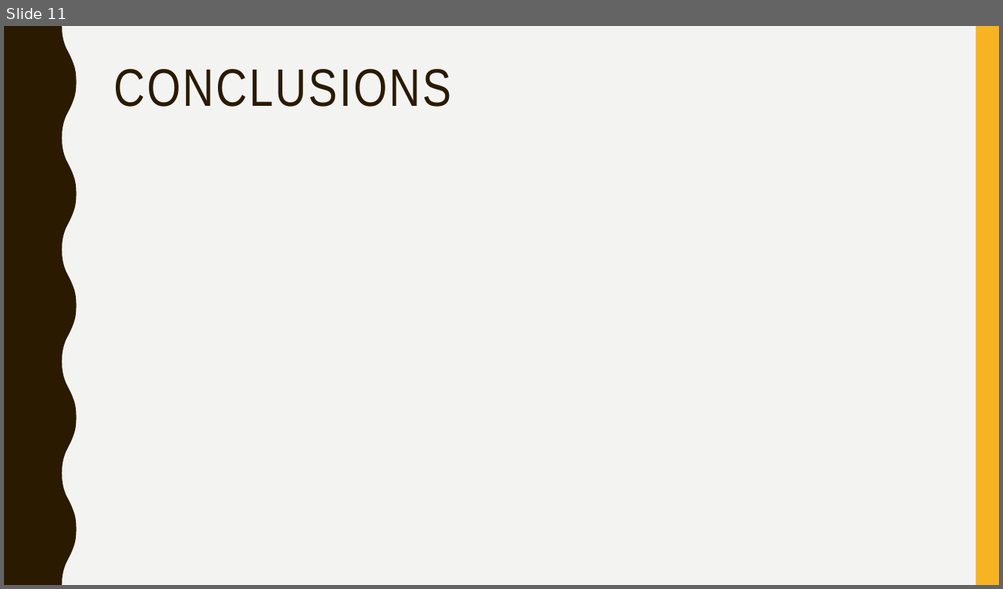
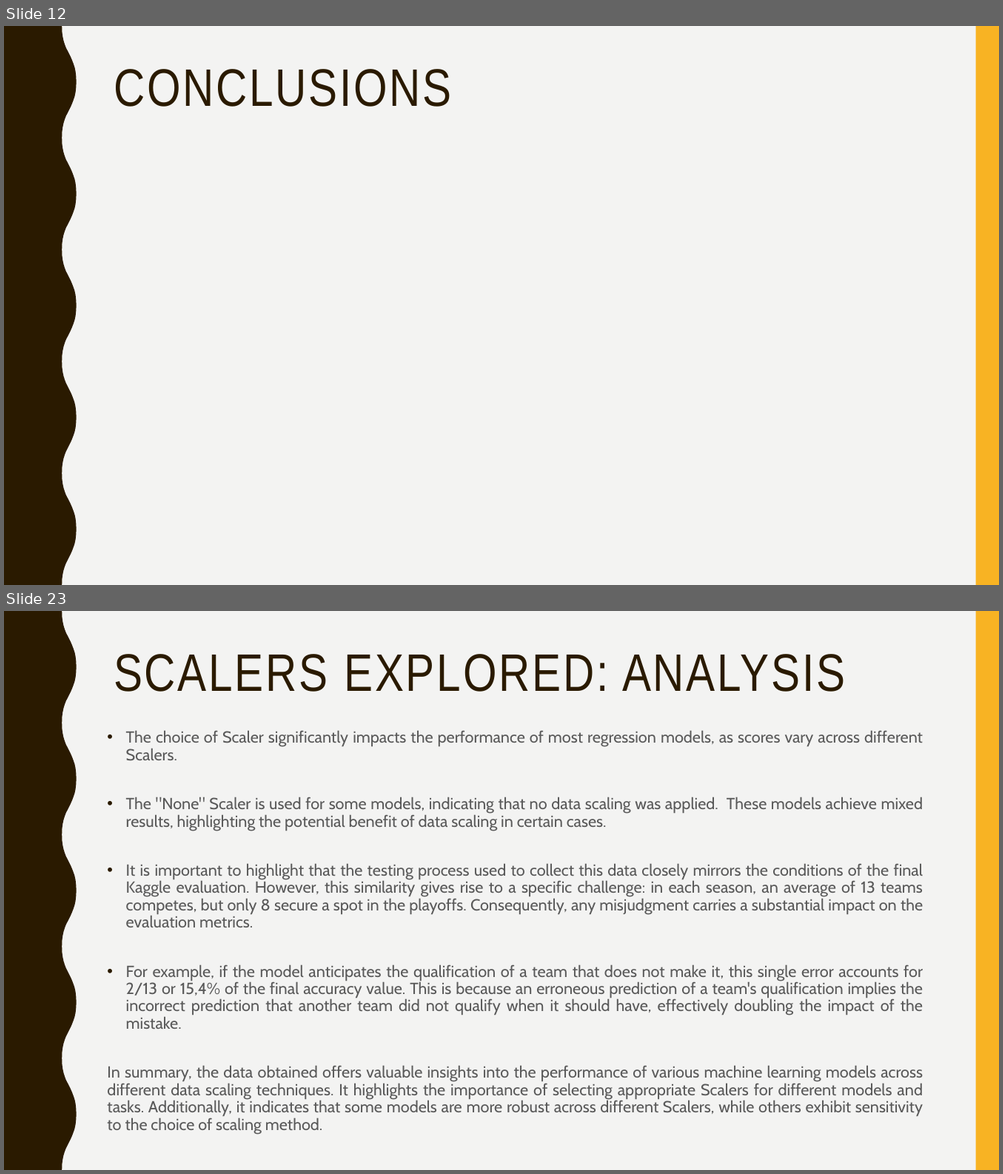
Before and after one commit to afs202005277/AC, a slide deck: ppt projeto.pptx. Shown one above the other, each under a label of ours: slide 11 before the commit, slides 12 and 23 after it; the slides between them are not shown. The pictures are 1003x589 and 1003x1174 pixels, drawn with LibreOffice and Linux fonts; fonts in the diff are those of the drawing. Boxes give left, top, right and bottom in pixels: in the first picture for what was removed or moved away, otherwise in the second. Text is boxed around its words. In the diff, an @@ line names an element or a change of style, - is before the commit and + after.

```diff
--- a/ppt projeto.pptx
+++ b/ppt projeto.pptx
@@ slide 23 added at (4, 611, 999, 1170), background #F3F3F2; not listed: 2 template elements that a slide beside it also shows @@
@@ title added at (114, 654, 845, 692), 51 pt, text #2A1A00 @@
+SCALERS EXPLORED: ANALYSIS
@@ text added at (107, 730, 923, 1134), 15.5 pt, text #595959 @@
+• The choice of Scaler significantly impacts the performance of most regression models, as scores vary across different Scalers.
+• The "None" Scaler is used for some models, indicating that no data scaling was applied. These models achieve mixed results, highlighting the potential benefit of data scaling in certain cases.
+• It is important to highlight that the testing process used to collect this data closely mirrors the conditions of the final Kaggle evaluation. However, this similarity gives rise to a specific challenge: in each season, an average of 13 teams competes, but only 8 secure a spot in the playoffs. Consequently, any misjudgment carries a substantial impact on the evaluation metrics.
+• For example, if the model anticipates the qualification of a team that does not make it, this single error accounts for 2/13 or 15,4% of the final accuracy value. This is because an erroneous prediction of a team's qualification implies the incorrect prediction that another team did not qualify when it should have, effectively doubling the impact of the mistake.
+In summary, the data obtained offers valuable insights into the performance of various machine learning models across different data scaling techniques. It highlights the importance of selecting appropriate Scalers for different models and tasks. Additionally, it indicates that some models are more robust across different Scalers, while others exhibit sensitivity to the choice of scaling method.
@@ what was slide 11 is now slide 12 @@
```
Also in this commit, not shown: 12 other slides added, 13 other files.
